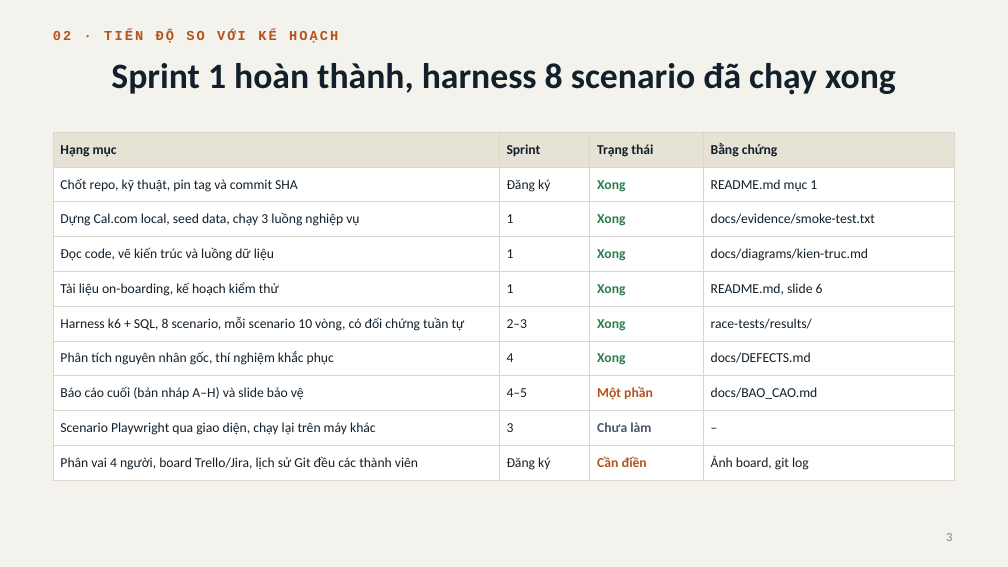
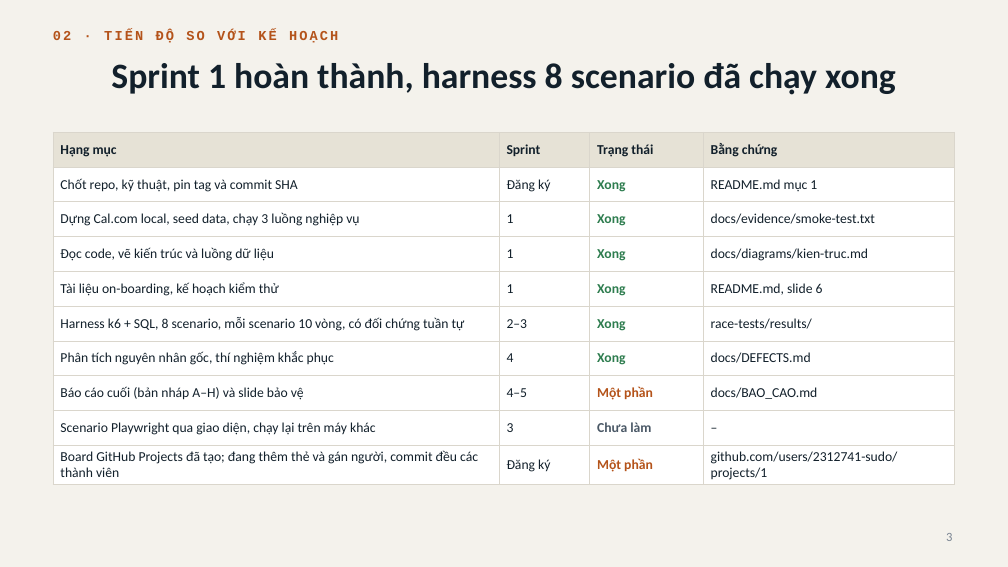
Before and after one commit to 2312741-sudo/kiem_thu_pm, a slide deck: slide 3 of docs/BAO_CAO_GIUA_KY_R05-K15.pptx. Drawn at 1008x567 pixels with LibreOffice and Linux fonts; fonts in the diff are those of the drawing. Boxes give left, top, right and bottom in pixels: in the first picture for what was removed or moved away, otherwise in the second. Text is boxed around its words. In the diff, an @@ line names an element or a change of style, - is before the commit and + after.

```diff
--- a/docs/BAO_CAO_GIUA_KY_R05-K15.pptx
+++ b/docs/BAO_CAO_GIUA_KY_R05-K15.pptx
@@ table at box(53, 132, 955, 484) @@
-row 10: Phân vai 4 người, board Trello/Jira, lịch sử Git đều các thành viên | Đăng ký | Cần điền | Ảnh board, git log
+row 10: Board GitHub Projects đã tạo; đang thêm thẻ và gán người, commit đều các thành viên | Đăng ký | Một phần | github.com/users/2312741-sudo/projects/1
```
Also in this commit, not shown: 1 other slide changed, 7 other files.
